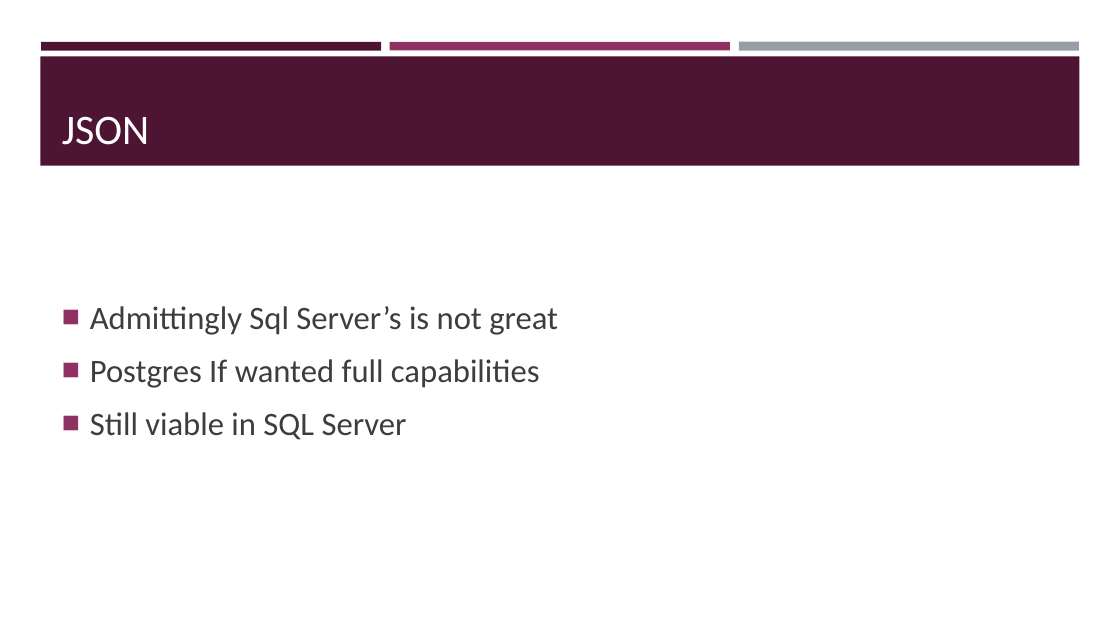
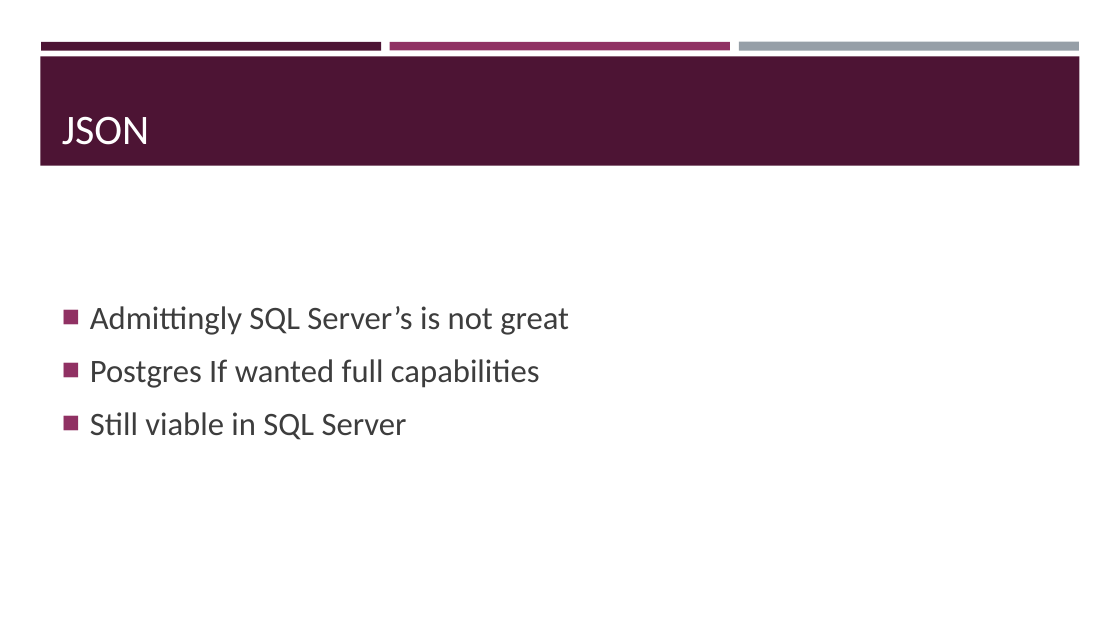
Before and after one commit to zaudtke/Presentations, a slide deck: slide 42 of embracesql/empbracesql.pptx (slide 39 before the commit). Drawn at 1120x630 pixels with LibreOffice and Linux fonts; fonts in the diff are those of the drawing. Boxes give left, top, right and bottom in pixels: in the first picture for what was removed or moved away, otherwise in the second. Text is boxed around its words. In the diff, an @@ line names an element or a change of style, - is before the commit and + after.

```diff
--- a/embracesql/empbracesql.pptx
+++ b/embracesql/empbracesql.pptx
@@ text at box(90, 306, 569, 335): text changed @@
-■ Admittingly Sql Server’s is not great
+■ Admittingly SQL Server’s is not great
```
Also in this commit, not shown: 15 other slides changed, 6 slides added, 1 slide removed, 1 other file.
